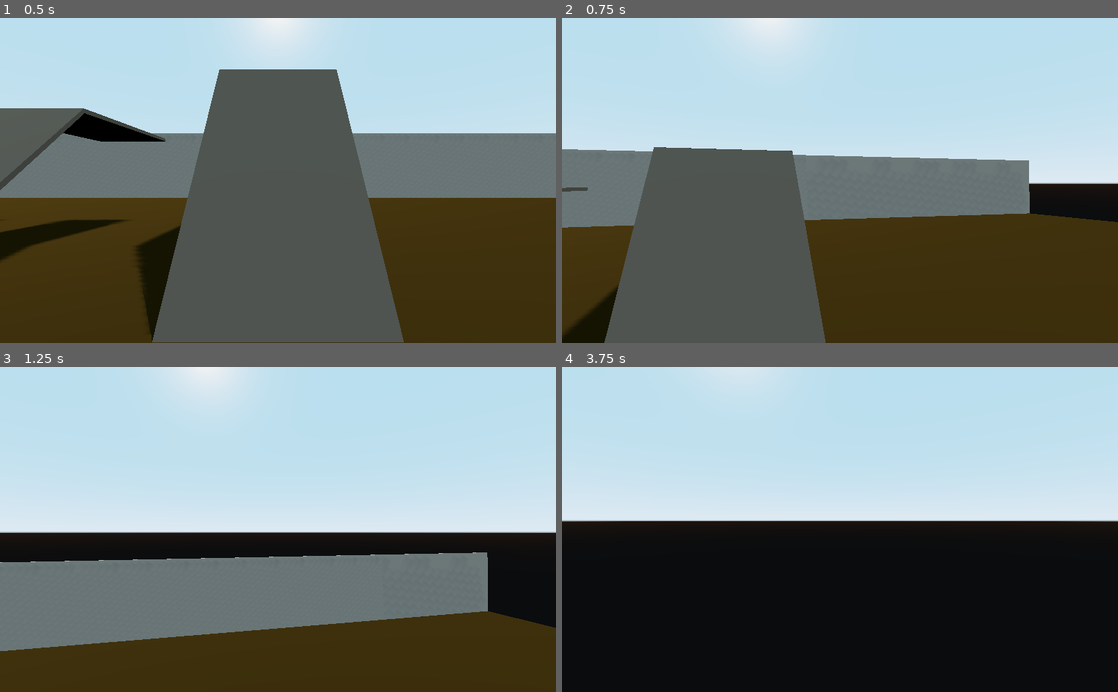
Above: before the commit, frames 1-4 (two rows, left to right).
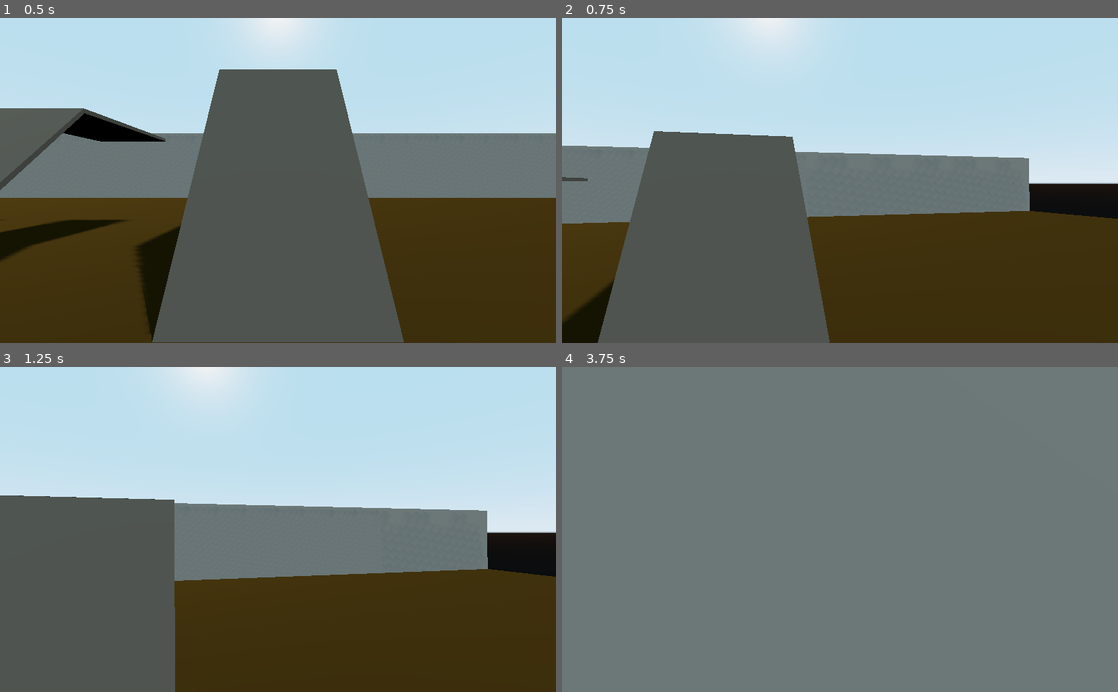
Above: after the commit, the same moments.

Repository: zebus3d/FPS_godot
Game: Godot game, scene res://main.tscn
The game is run twice, just before and just after one commit, with the same random seed, the same clock (stepped at 60 frames per second) and the same inputs.
Inputs (mouse positions are in pixels of both pictures, inside the frame that each line leads up to):
- Up to frame 1 (0.5 s): no input
- Up to frame 2 (0.75 s): tap Enter at 0.5 s; move the mouse to (867, 180) at 0.52 s; hold W (move_forward) from 0.53 s (still down); hold Space (jump) from 0.53 s (still down)
- Up to frame 3 (1.25 s): keep holding W (move_forward); keep holding Space (jump)
- Up to frame 4 (3.75 s): keep holding W (move_forward); move the mouse to (812, 529) at 1.27 s; release Space (jump) at 1.28 s; tap Shift (move_sprint) at 1.35, 2.85 s; tap Space (jump) at 1.52, 1.55, 1.82, 3.02, 3.05, 3.32, 3.5 s; move the mouse to (851, 523) at 2.02 s; hold Space (jump) 2.03-2.78 s; move the mouse to (834, 536) at 2.77 s; move the mouse to (878, 532) at 3.52 s; hold Space (jump) from 3.53 s (still down)

Frame 1 is identical in both runs. In frame 2, 3.7% of the frame differs, in the area x 0-100%, y 34-100%; in frame 3, 37%; in frame 4, 100%, in the area x 0-100%, y 0-100%.

Commit message:
algun refactor y poca cosa

Diff:
--- a/PlayerKinematicBody.gd
+++ b/PlayerKinematicBody.gd
@@ -3,6 +3,8 @@
 
 var camera_angle = 0
 var mouse_sensitivity = 0.3
+var camera_change = Vector2()
+
 var velocity = Vector3()
 var direction = Vector3()
 
@@ -21,21 +23,24 @@
 const FLY_SPEED = 40
 const FLY_ACCEL = 4
 
-func _ready():
-	pass
 
-# warning-ignore:unused_argument
 func _physics_process(delta):
+	aim()
 	walk(delta)
 
 func _input(event):
 	if event is InputEventMouseMotion:
-		$CapsuleCollisionShape/Head.rotate_z(deg2rad(event.relative.x * mouse_sensitivity))
+		camera_change = event.relative
 
-		var change = -event.relative.y * mouse_sensitivity
+func aim():
+	if camera_change.length() > 0:
+		$CapsuleCollisionShape/Head.rotate_z(deg2rad(camera_change.x * mouse_sensitivity))
+
+		var change = -camera_change.y * mouse_sensitivity
 		if change + camera_angle < 90 and change + camera_angle > -90:
 			$CapsuleCollisionShape/Head/Camera.rotate_x(deg2rad(change))
 			camera_angle += change
+		camera_change = Vector2()
 
 func walk(delta):
 	# reset player direction
@@ -84,7 +89,7 @@
 	# move
 	velocity = move_and_slide(velocity, Vector3(0, 1, 0))
 
-	if Input.is_action_pressed("jump"):
+	if is_on_floor() and Input.is_action_pressed("jump"):
 		velocity.y = jump_height
 
 func fly(delta):
